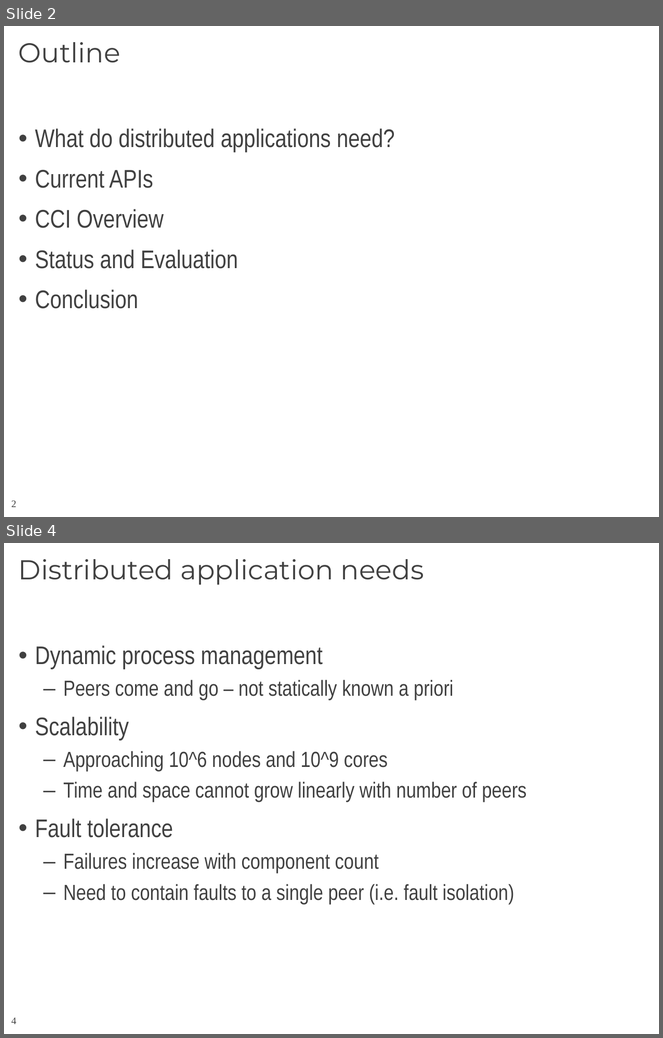
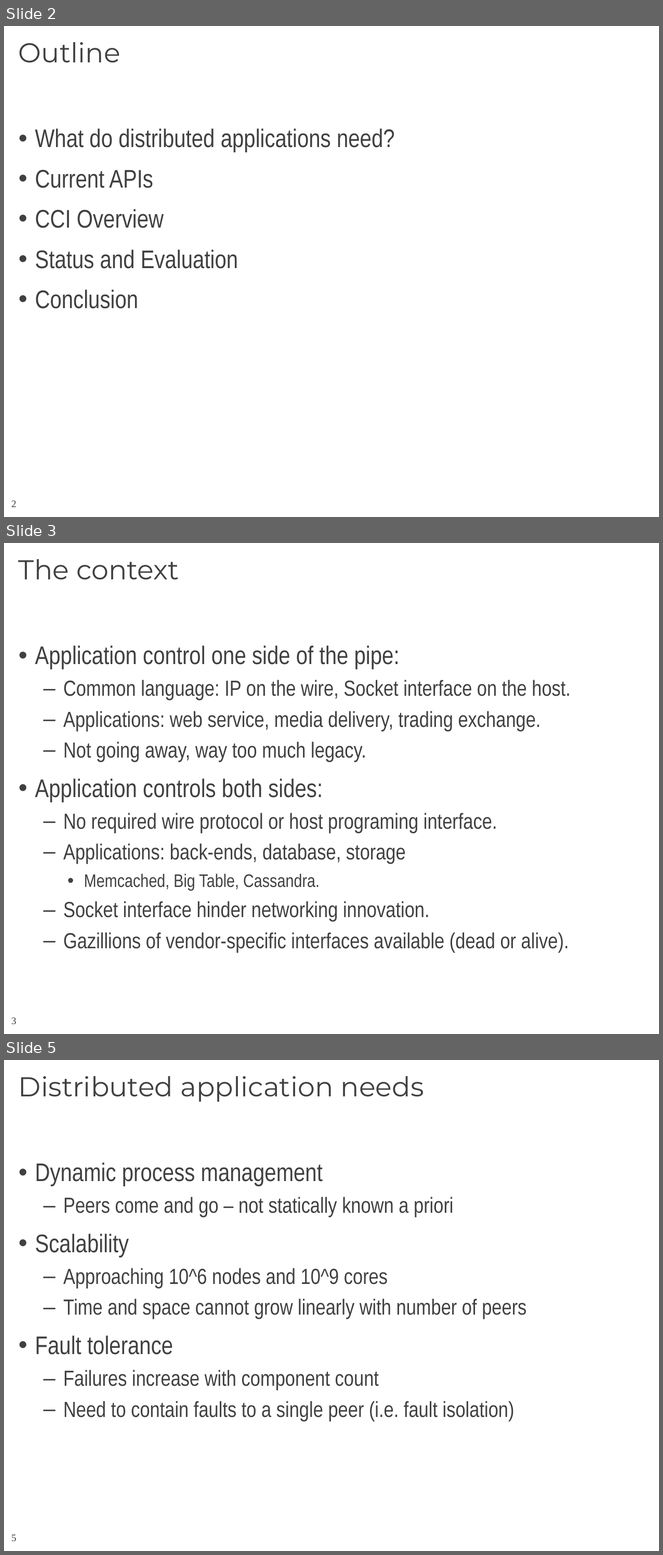
Before and after one commit to CCI/pub, a slide deck: slides/HotI-2011/2011-HotI-CCI-OLCF.pptx. Shown one above the other, each under a label of ours: slides 2 and 4 before the commit, slides 2, 3 and 5 after it; the slides between them are not shown. The pictures are 663x1038 and 663x1555 pixels, drawn with LibreOffice and Linux fonts; fonts in the diff are those of the drawing; background and template pictures are left out. Boxes give left, top, right and bottom in pixels: in the first picture for what was removed or moved away, otherwise in the second. Text is boxed around its words. In the diff, an @@ line names an element or a change of style, - is before the commit and + after.

```diff
--- a/slides/HotI-2011/2011-HotI-CCI-OLCF.pptx
+++ b/slides/HotI-2011/2011-HotI-CCI-OLCF.pptx
@@ slide 3 added at (4, 543, 659, 1034), background #FFFFFF; not listed: 1 template element that a slide beside it also shows @@
@@ title added at (19, 559, 179, 580), 30 pt, text #404040 @@
+The context
@@ text added at (35, 645, 571, 953), 24 pt, text #404040 @@
+• Application control one side of the pipe:
+  – Common language: IP on the wire, Socket interface on the host.
+  – Applications: web service, media delivery, trading exchange.
+  – Not going away, way too much legacy.
+• Application controls both sides:
+  – No required wire protocol or host programing interface.
+  – Applications: back-ends, database, storage
+    • Memcached, Big Table, Cassandra.
+  – Socket interface hinder networking innovation.
+  – Gazillions of vendor-specific interfaces available (dead or alive).
@@ what was slide 4 is now slide 5 @@
@@ page number at (11, 1535, 16, 1542): text changed @@
-4
+5
```
Also in this commit, not shown: 1 slide changed, 1 other slide added, 1 slide removed.
